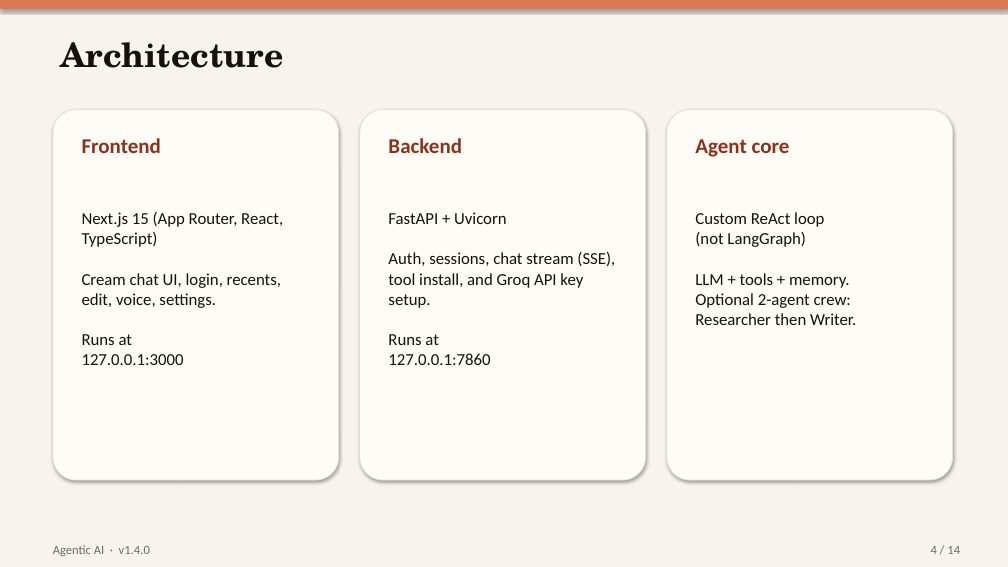
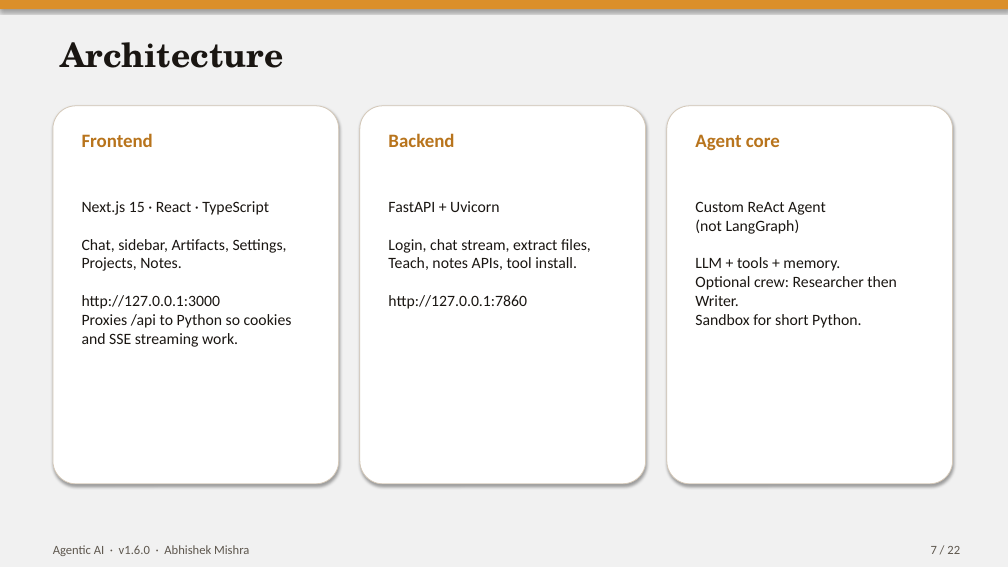
Before and after one commit to KRMANISH489/agentic-ai, a slide deck: slide 7 of Agentic_AI_Presentation.pptx (slide 4 before the commit). Drawn at 1008x567 pixels with LibreOffice and Linux fonts; fonts in the diff are those of the drawing. Boxes give left, top, right and bottom in pixels: in the first picture for what was removed or moved away, otherwise in the second. Text is boxed around its words. In the diff, an @@ line names an element or a change of style, - is before the commit and + after.

```diff
--- a/Agentic_AI_Presentation.pptx
+++ b/Agentic_AI_Presentation.pptx
@@ rectangle at (x1=0, y1=0, x2=1008, y2=567): fill #F7F4EF to #F1F1F1 @@
@@ rectangle at (x1=0, y1=0, x2=1008, y2=9): fill #D97757 to #DB8F2A @@
@@ rounded rectangle resized from (x1=53, y1=110, x2=339, y2=480) to (x1=53, y1=106, x2=339, y2=484) @@
@@ rounded rectangle resized from (x1=360, y1=110, x2=646, y2=480) to (x1=360, y1=106, x2=646, y2=484) @@
@@ fill #FFFCF8 to #FFFFFF; outline #E6E0D6 0.75 pt to #D4C8B8 0.75 pt in 3 elements at (x1=53, y1=106, x2=339, y2=484), (x1=360, y1=106, x2=646, y2=484), (x1=667, y1=106, x2=953, y2=484) @@
@@ rounded rectangle resized from (x1=667, y1=110, x2=953, y2=480) to (x1=667, y1=106, x2=953, y2=484) @@
@@ size 20 to 18 pt, text colour #8A331C to #B8741C in 3 elements at (x1=82, y1=133, x2=153, y2=147), (x1=388, y1=133, x2=454, y2=147), (x1=695, y1=134, x2=780, y2=150) @@
@@ text at (x1=82, y1=201, x2=292, y2=347): text changed; size 16 to 15 pt; text colour #14120B to #1A1612 @@
-Next.js 15 (App Router, React, TypeScript)
-Cream chat UI, login, recents, edit, voice, settings.
-Runs at
-127.0.0.1:3000
+Next.js 15 · React · TypeScript
+Chat, sidebar, Artifacts, Settings, Projects, Notes.
+http://127.0.0.1:3000
+Proxies /api to Python so cookies and SSE streaming work.
@@ text at (x1=388, y1=201, x2=591, y2=309): text changed; size 16 to 15 pt; text colour #14120B to #1A1612 @@
-FastAPI + Uvicorn
-Auth, sessions, chat stream (SSE), tool install, and Groq API key setup.
-Runs at
-127.0.0.1:7860
+FastAPI + Uvicorn
+Login, chat stream, extract files, Teach, notes APIs, tool install.
+http://127.0.0.1:7860
@@ text at (x1=695, y1=201, x2=897, y2=328): text changed; size 16 to 15 pt; text colour #14120B to #1A1612 @@
-Custom ReAct loop
-(not LangGraph)
-LLM + tools + memory.
-Optional 2-agent crew: Researcher then Writer.
+Custom ReAct Agent
+(not LangGraph)
+LLM + tools + memory.
+Optional crew: Researcher then Writer.
+Sandbox for short Python.
@@ text at (x1=53, y1=545, x2=249, y2=556): text changed; text colour #6F6B63 to #5E574E @@
-Agentic AI · v1.4.0
+Agentic AI · v1.6.0 · Abhishek Mishra
@@ text at (x1=931, y1=546, x2=960, y2=554): text changed; text colour #6F6B63 to #5E574E @@
-4 / 14
+7 / 22
```
Also in this commit, not shown: 10 other slides changed, 11 slides added, 3 slides removed, 27 other files.
